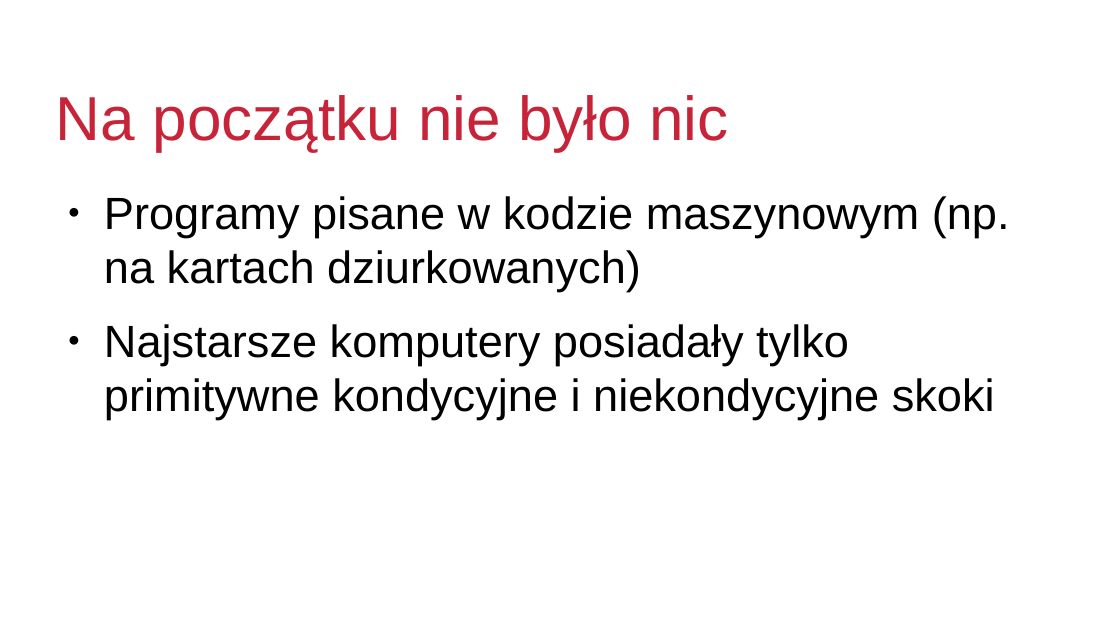
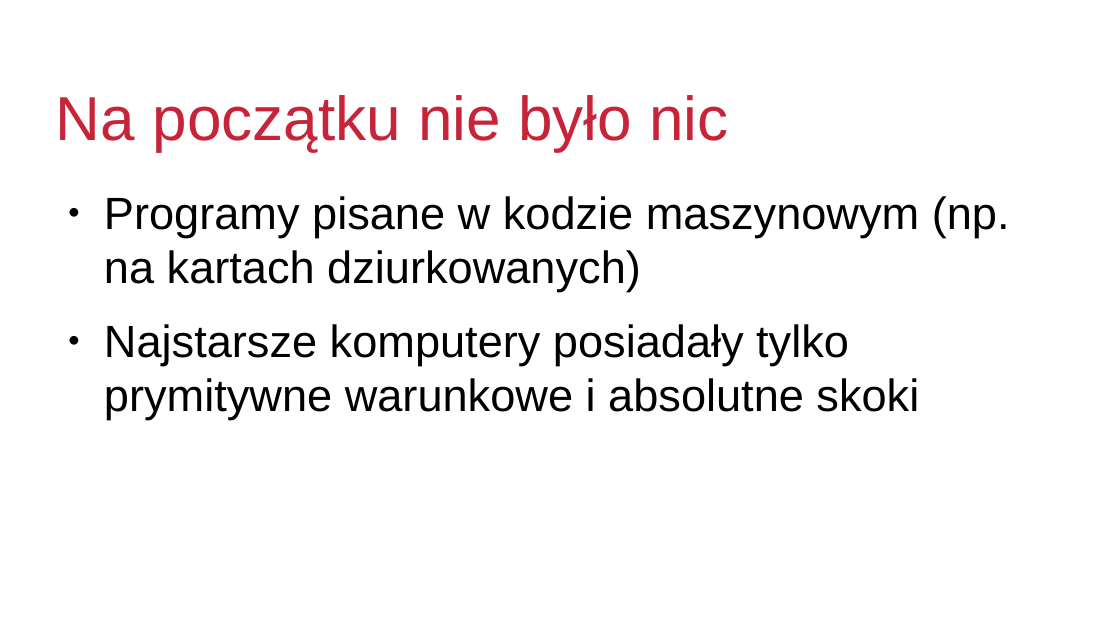
Before and after one commit to p7tryk/jezykiparadygmaty, a slide deck: slide 2 of prezentacja/podprogramy.odp. Drawn at 1120x630 pixels with LibreOffice and Linux fonts; fonts in the diff are those of the drawing; background and template pictures are left out. Boxes give left, top, right and bottom in pixels: in the first picture for what was removed or moved away, otherwise in the second. Text is boxed around its words. In the diff, an @@ line names an element or a change of style, - is before the commit and + after.

```diff
--- a/prezentacja/podprogramy.odp
+++ b/prezentacja/podprogramy.odp
@@ text at (104, 324, 919, 420): text changed @@
-● Najstarsze komputery posiadały tylko primitywne kondycyjne i niekondycyjne skoki
+● Najstarsze komputery posiadały tylko prymitywne warunkowe i absolutne skoki
```
Also in this commit, not shown: 6 other slides changed, 17 slides added, 1 slide removed, 13 other files.
